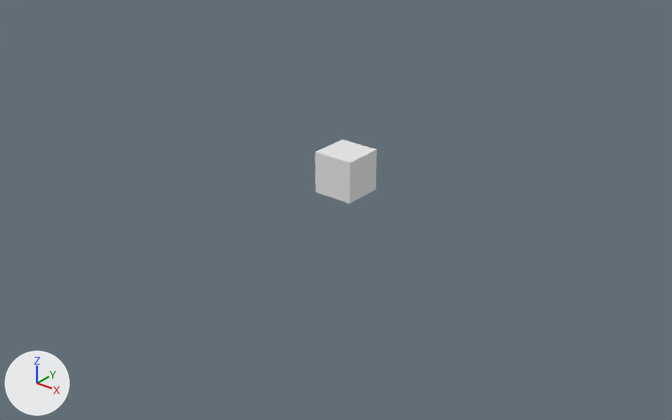
What one commit did to the Blender file 2/laster.blend.
Both versions are drawn from a camera (50 mm lens) standing at (24.3, -31.1, 17.1) and looking at (0.1, -0.9, -1.6). Lighting does not change. The marker at lower left points along +X, +Y and +Z.
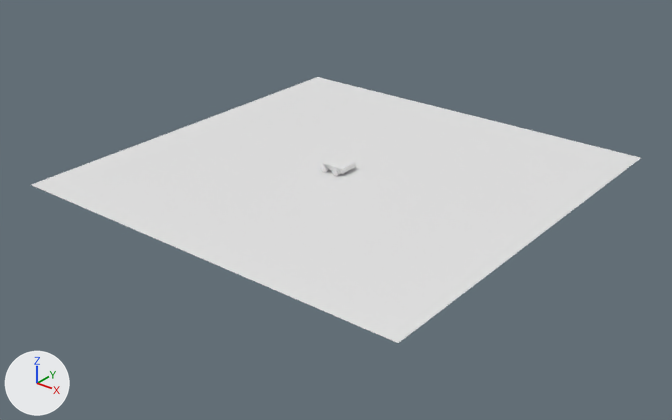
Commit message: bissl weitergemacht

Where the newer file only moved an object's origin or applied its transform, the numbers keep the older frame.

Pixel boxes [x1, y1, x2, y2] of what changed, in the pictures (672 x 420 px):
'Boden', added: after [32, 77, 641, 343]
'Cube', reshaped (44% narrower, 71% shorter): before [315, 139, 377, 204]; after [322, 156, 356, 174]

Edits to the bpy script that builds the scene:
```text
Change me_cube:
    used by ob_cube; location = (0.0, 0.0, 0.0)
    remove me_cube.from_pydata(...)  # 8 vertices, 6 faces; spans x -1.0..1.0, y -1.0..1.0, z -1.0..1.0
    remove me_cube.materials.append(mat_material)  # white #e7e7e7
    add me_cube.from_pydata(...)  # 8 vertices, 6 faces; spans x -0.95..0.25, y -0.6..0.4, z 0.12..0.35
    me_cube part 1: the whole mesh is rebuilt
Add me_plane:
    me_plane.from_pydata([(-1.0, -1.0, 0.0), (1.0, -1.0, 0.0), (-1.0, 1.0, 0.0), (1.0, 1.0, 0.0)], [], [(0, 1, 3, 2)])
Add ob_boden:
    ob_boden = bpy.data.objects.new('Boden', me_plane)
    ob_boden.location = (0.0, 0.0, 0.0)
    ob_boden.scale = (10.0, 10.0, 10.0)
```
